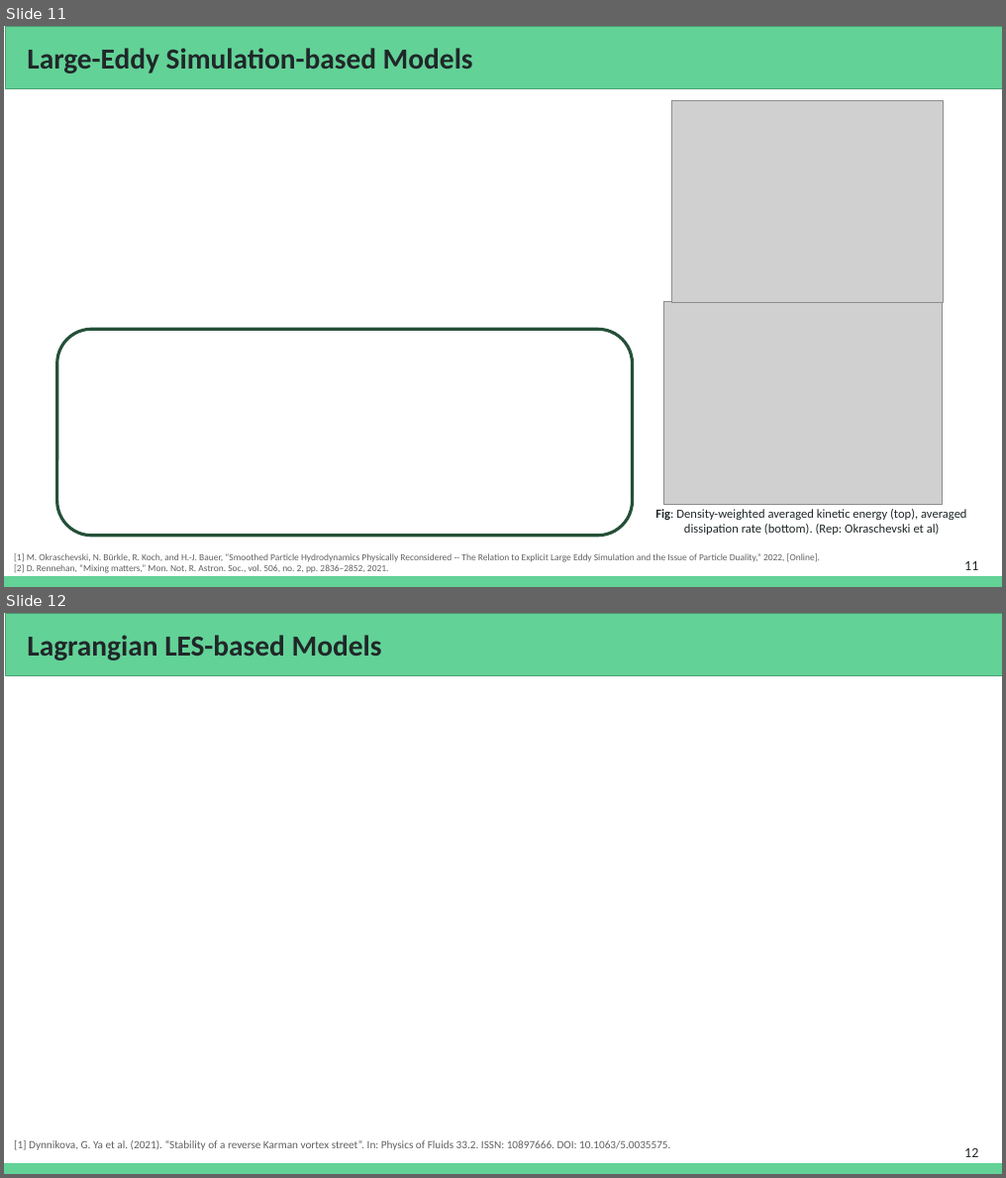
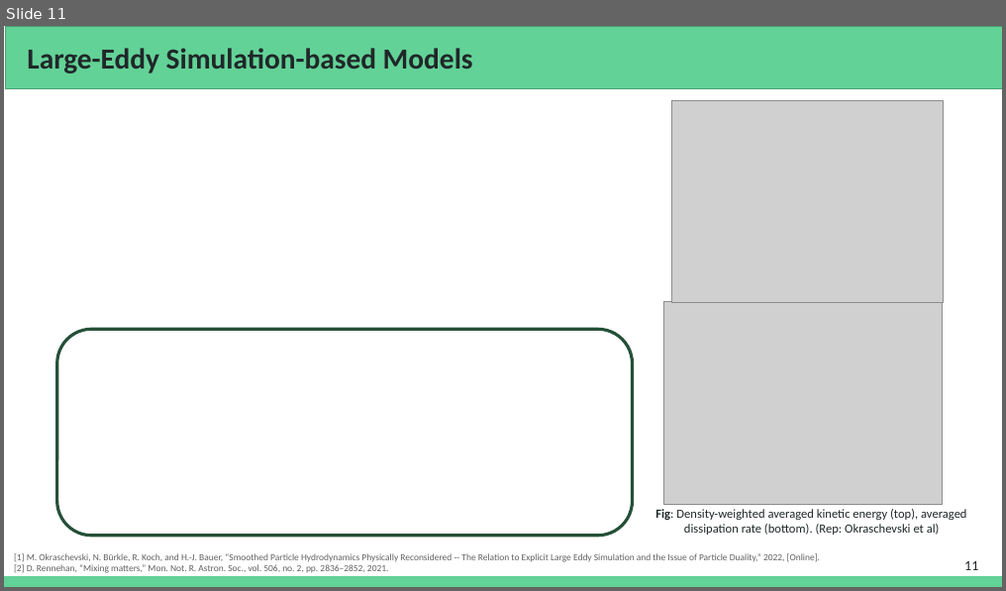
Before and after one commit to Prajwal-Prathiksh/ddp-thesis, a slide deck: report/DDP Stage I - 2022.pptx. Shown one above the other, each under a label of ours: slides 11 and 12 before the commit, slide 11 after it. The pictures are 1006x1178 and 1006x591 pixels, drawn with LibreOffice and Linux fonts; fonts in the diff are those of the drawing; grey boxes stand for pictures. Boxes give left, top, right and bottom in pixels: in the first picture for what was removed or moved away, otherwise in the second. Text is boxed around its words. In the diff, an @@ line names an element or a change of style, - is before the commit and + after.

```diff
--- a/report/DDP Stage I - 2022.pptx
+++ b/report/DDP Stage I - 2022.pptx
@@ slide 12 removed at box(4, 613, 1002, 1174), background #FFFFFF; not listed: 1 template element that a slide beside it also shows @@
@@ rectangle removed at box(5, 613, 1002, 676) @@
@@ title removed at box(27, 635, 382, 661) @@
-Lagrangian LES-based Models
@@ text removed at box(14, 1141, 670, 1151) @@
-[1] Dynnikova, G. Ya et al. (2021). “Stability of a reverse Karman vortex street”. In: Physics of Fluids 33.2. ISSN: 10897666. DOI: 10.1063/5.0035575.
@@ page number removed at box(964, 1149, 978, 1157) @@
-12
```
Also in this commit, not shown: 3 slides changed, 2 slides added, 4 other slides removed.
